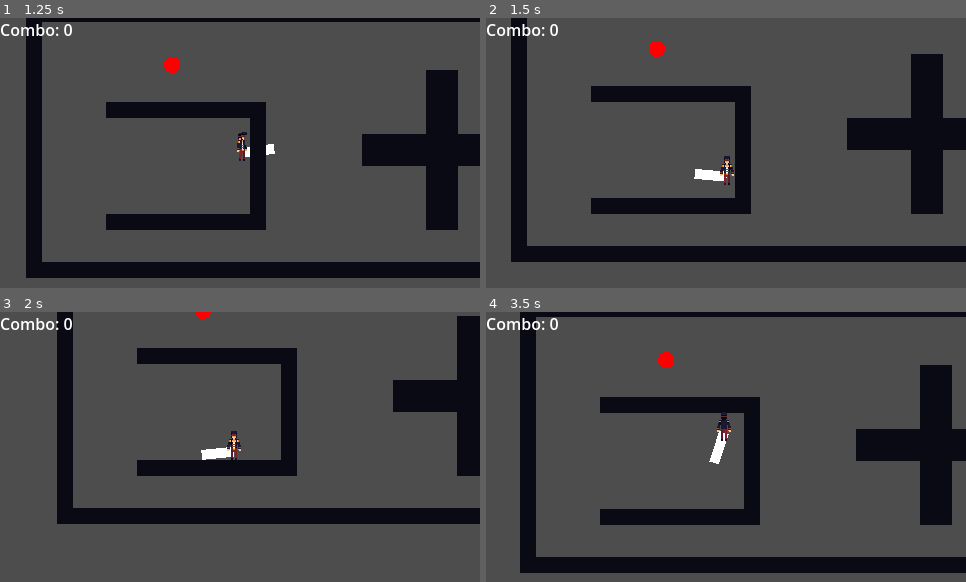
Above: before the commit, frames 1-4 (two rows, left to right).
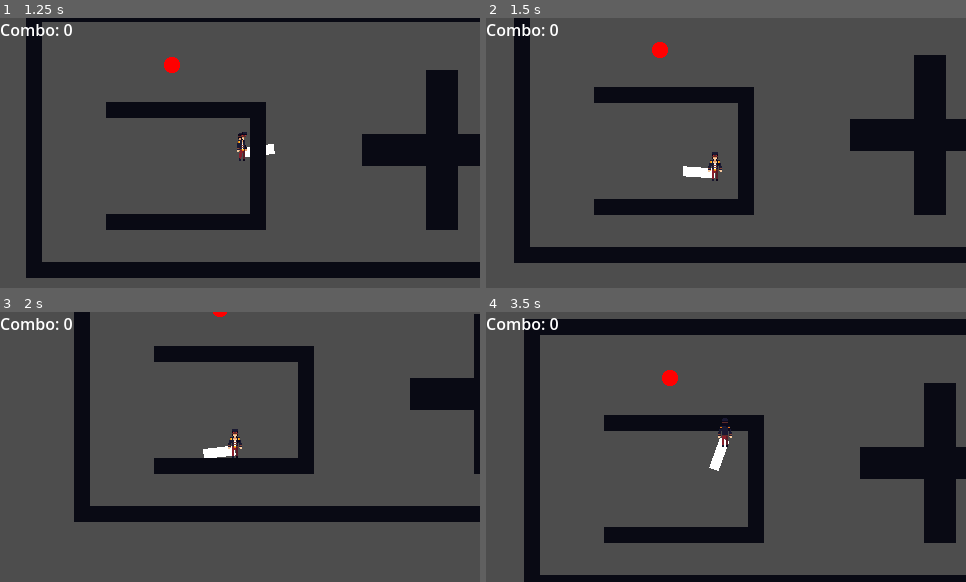
Above: after the commit, the same moments.

Repository: Kapcpa/gmtk-gamejam-2026
Game: Godot game, scene res://scenes/level0.tscn
Two runs of this game, one before a commit and one after it. Both use one fixed random seed, a clock stepped at 60 frames per second and the inputs below.
Inputs (mouse positions are in pixels of both pictures, inside the frame that each line leads up to):
- Up to frame 1 (1.25 s): tap Enter at 0.5 s; move the mouse to (345, 139) at 0.52 s; hold D (right) from 0.53 s (still down); click (345, 139) at 0.6 s; tap Space (dash, bound only after the commit) at 0.8 s
- Up to frame 2 (1.5 s): move the mouse to (630, 166) at 1.27 s; release D (right) at 1.28 s; hold S (down) from 1.28 s (still down); tap Space (dash, bound only after the commit) at 1.35 s
- Up to frame 3 (2 s): keep holding S (down); click (144, 460) at 1.55 s
- Up to frame 4 (3.5 s): move the mouse to (774, 387) at 2.02 s; release S (down) at 2.03 s; hold D (right) 2.03-2.78 s; click (774, 387) at 2.1 s; tap Space (dash, bound only after the commit) at 2.3, 2.85 s; move the mouse to (702, 501) at 2.77 s; hold W (up) from 2.78 s (still down); click (702, 501) at 3.05 s

Frame 1 is identical in both runs. In frame 2, 4.2% of the frame differs, in the area x 5-100%, y 0-91%; in frame 3, 13%; in frame 4, 28%, in the area x 7-100%, y 0-100%.

Commit message:
Player dash

Diff:
--- a/project.godot
+++ b/project.godot
@@ -55,6 +55,11 @@
 "events": [Object(InputEventMouseButton,"resource_local_to_scene":false,"resource_name":"","device":-1,"window_id":0,"a …(258 unchanged characters)…
 ]
 }
+dash={
+"deadzone": 0.2,
+"events": [Object(InputEventKey,"resource_local_to_scene":false,"resource_name":"","device":-1,"window_id":0,"alt_pressed":false,"shift_pressed":false,"ctrl_pressed":false,"meta_pressed":false,"pressed":false,"keycode":0,"physical_keycode":32,"key_label":0,"unicode":32,"location":0,"echo":false,"script":null)
+]
+}
 
 [layer_names]
 
--- a/scripts/player.gd
+++ b/scripts/player.gd
@@ -15,15 +15,18 @@
 	DEAD
 }
 
-var current_state: State = State.IDLE
-var attack_timer: float = 0.5  # probably will be removed since we can just check if attack animation ended or not
-var hit_enemies: Array[Node2D] = []
-
 const SPEED = 200.0
 const MELEE_RANGE = 32.0
 const MELEE_SPEED = 300
 const MELEE_FRICTION = 1200
 const MELEE_FORCE = 300
+const DASH_VELOCITY = 800
+const DASH_TIME = 0.2
+
+var current_state: State = State.IDLE
+var attack_timer: float = 0.5  # probably will be removed since we can just check if attack animation ended or not
+var hit_enemies: Array[Node2D] = []
+var dash_timer: float = DASH_TIME
 
 var knockback: Vector2 = Vector2.ZERO
 
@@ -31,7 +34,7 @@
 	GameManager.register_player(self)
 
 func _physics_process(delta: float) -> void:
-	if current_state in [State.IDLE, State.RUNNING]:
+	if current_state in [State.IDLE, State.RUNNING, State.DASHING]:
 		_aim()
 
 	match current_state:
@@ -93,6 +96,10 @@
 
 	if Input.is_action_just_pressed("attack"):
 		_start_attacking()
+		return
+	if Input.is_action_just_pressed("dash"):
+		dash_timer = DASH_TIME
+		_change_state(State.DASHING)
 
 func _state_running(_delta: float) -> void:
 	var direction = Input.get_vector("left", "right", "up", "down")
@@ -106,9 +113,19 @@
 
 	if Input.is_action_just_pressed("attack"):
 		_start_attacking()
+		return
+	if Input.is_action_just_pressed("dash"):
+		dash_timer = DASH_TIME
+		_change_state(State.DASHING)
 
 func _state_dashing(_delta: float) -> void:
-	pass
+	collision_layer = 0
+	dash_timer -= _delta
+	var dash_direction = to_local(get_global_mouse_position()).normalized()
+	velocity = velocity.move_toward(dash_direction * DASH_VELOCITY, 2000 * _delta)
+	if dash_timer <= 0.0:
+		collision_layer = 2
+		_change_state(State.IDLE)
 
 func _start_attacking() -> void:
 	attack_timer = 0.25
